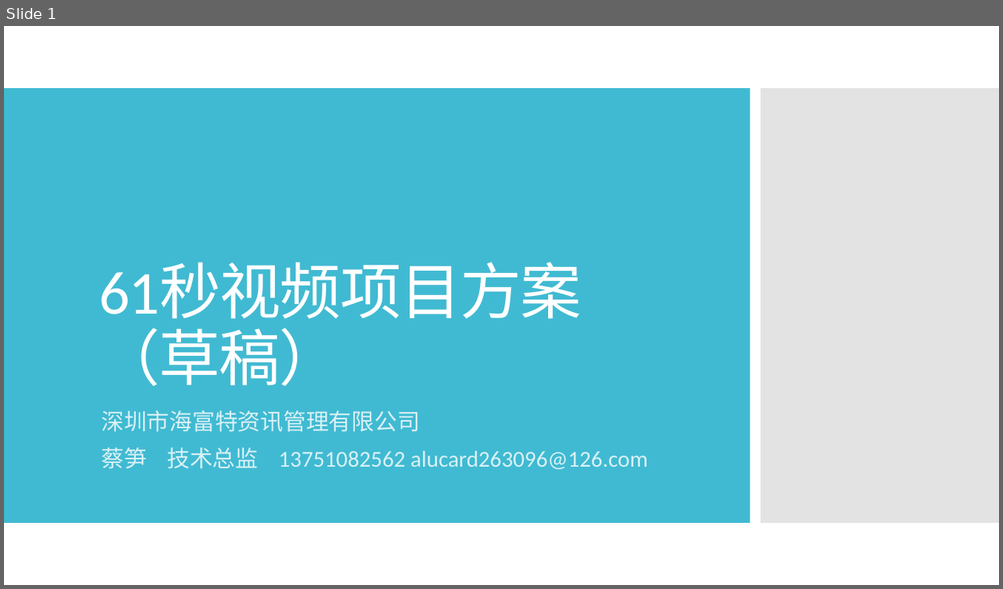
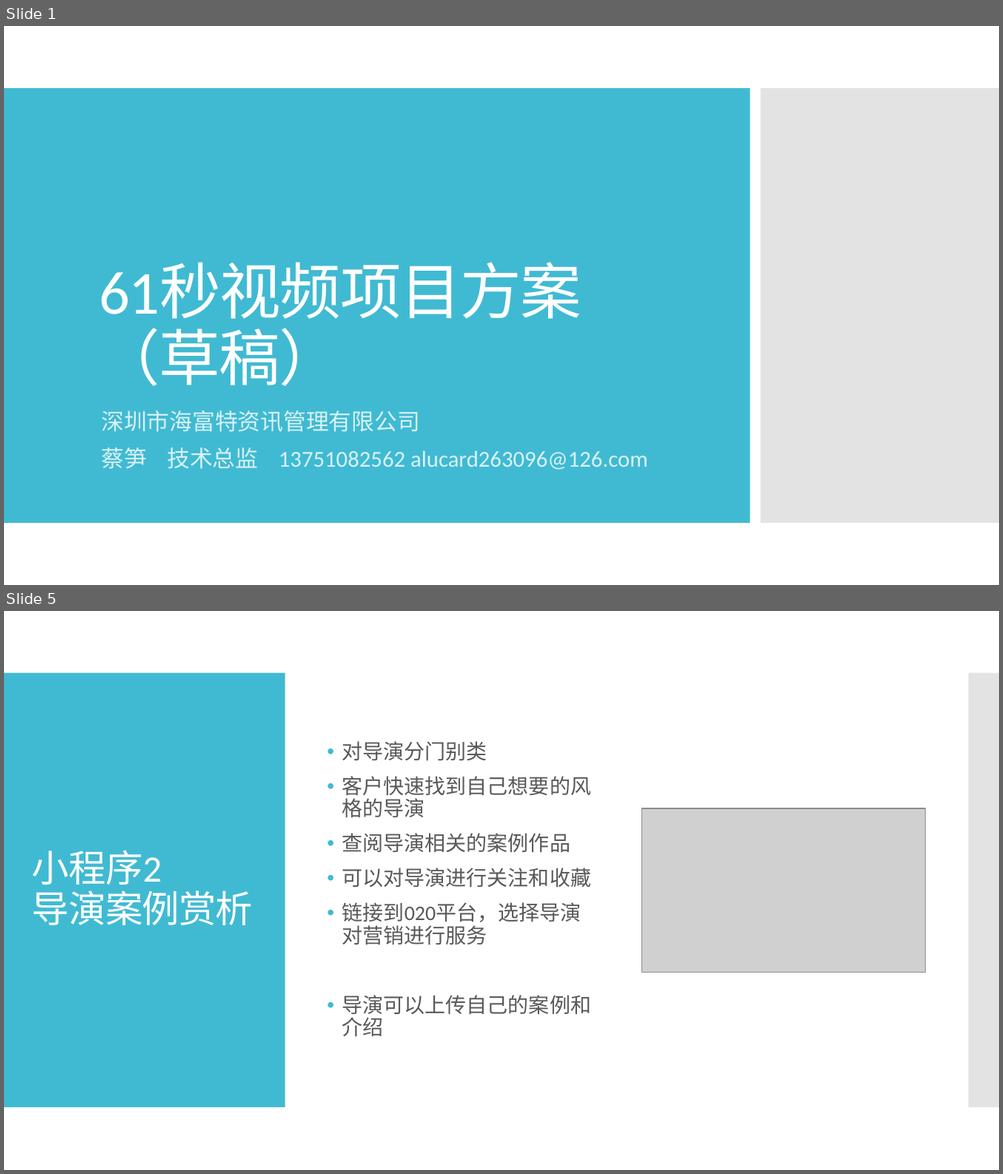
Before and after one commit to alucard263096/BusinessDocument, a slide deck: 61秒视频项目方案.pptx. Shown one above the other, each under a label of ours: slide 1 before the commit, slides 1 and 5 after it; the slides between them are not shown. The pictures are 1003x589 and 1003x1174 pixels, drawn with LibreOffice and Linux fonts; fonts in the diff are those of the drawing; grey boxes stand for pictures. Boxes give left, top, right and bottom in pixels: in the first picture for what was removed or moved away, otherwise in the second. Text is boxed around its words. In the diff, an @@ line names an element or a change of style, - is before the commit and + after.

```diff
--- a/61秒视频项目方案.pptx
+++ b/61秒视频项目方案.pptx
@@ slide 5 added at [4, 611, 999, 1170], background #FFFFFF @@
@@ rectangle added at [4, 673, 285, 1108], fill #40BAD2 @@
@@ rectangle added at [968, 673, 999, 1108], fill #C8C8C8 at 50% opacity @@
@@ text added at [342, 741, 591, 1037], 20 pt, text #595959 @@
+• 对导演分门别类
+• 客户快速找到自己想要的风格的导演
+• 查阅导演相关的案例作品
+• 可以对导演进行关注和收藏
+• 链接到020平台，选择导演对营销进行服务
+• 导演可以上传自己的案例和介绍
@@ picture added at [642, 809, 925, 973] @@
@@ title added at [32, 850, 253, 925], 36 pt, text #FFFFFF @@
+小程序2
+导演案例赏析
```
Also in this commit, not shown: 5 other slides added, 1 other file.
